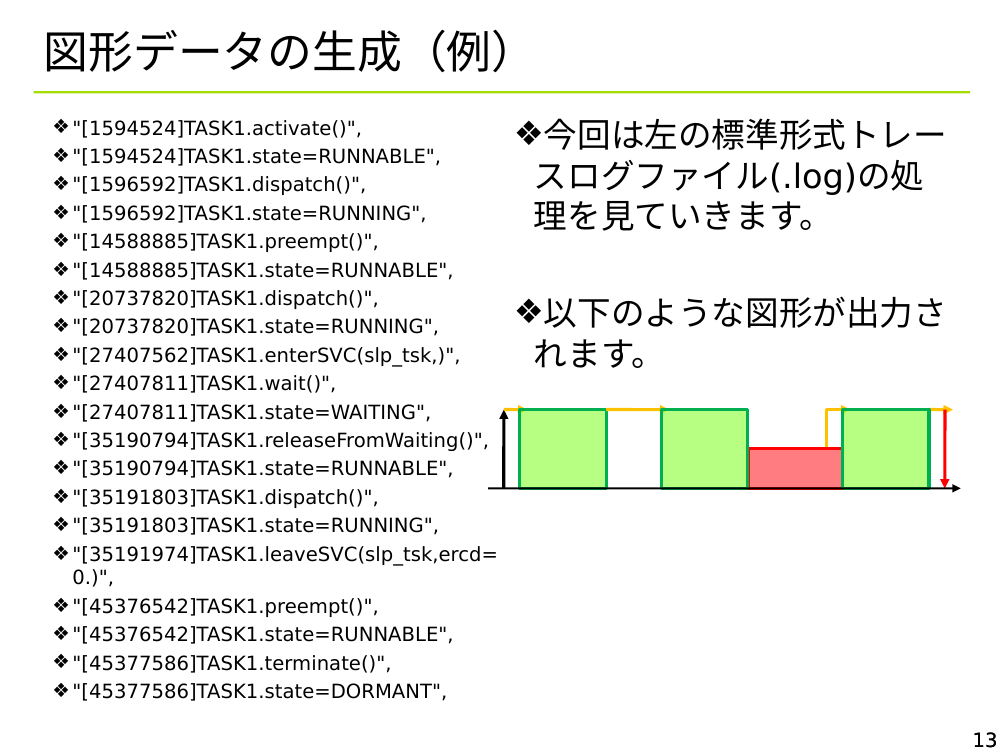
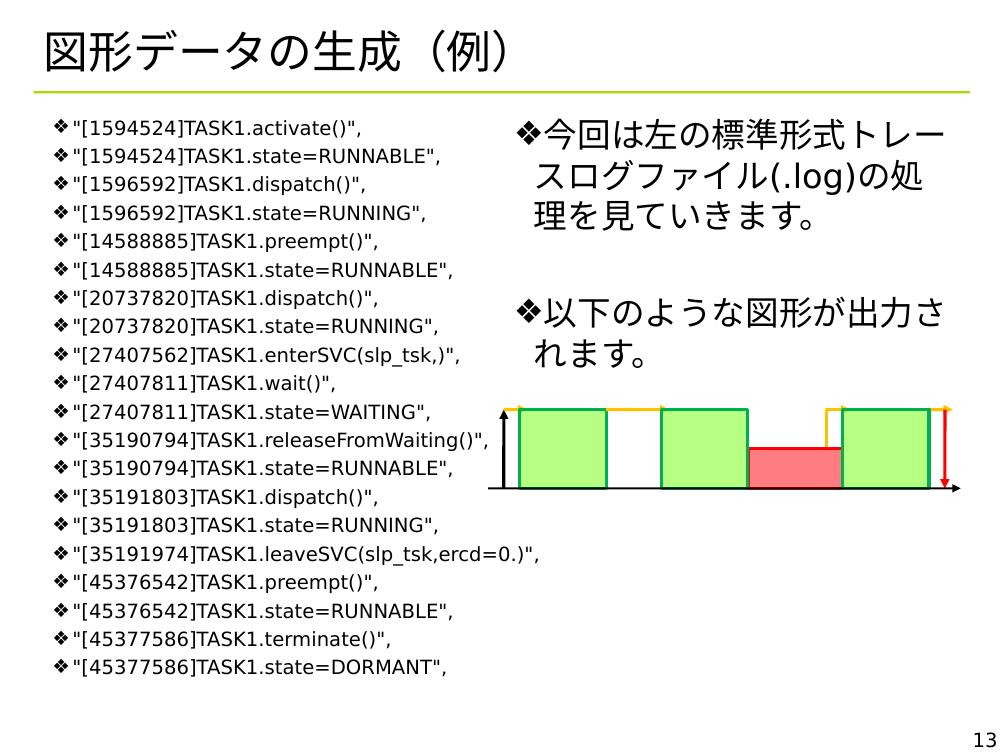
Before and after one commit to YixiaoLi/tlv4mc, a slide deck: slide 13 of doc/TLV_visualize_rules.ppt. Drawn at 1008x756 pixels with LibreOffice and Linux fonts; fonts in the diff are those of the drawing; background and template pictures are left out. Boxes give left, top, right and bottom in pixels: in the first picture for what was removed or moved away, otherwise in the second. Text is boxed around its words. In the diff, an @@ line names an element or a change of style, - is before the commit and + after.

```diff
--- a/doc/TLV_visualize_rules.ppt
+++ b/doc/TLV_visualize_rules.ppt
@@ text ""[1594524]TASK1.activate()"," rewrapped from <box>72,120,498,701</box> to <box>72,120,539,677</box> @@
```
Also in this commit, not shown: 28 other slides changed, 10 other files.
